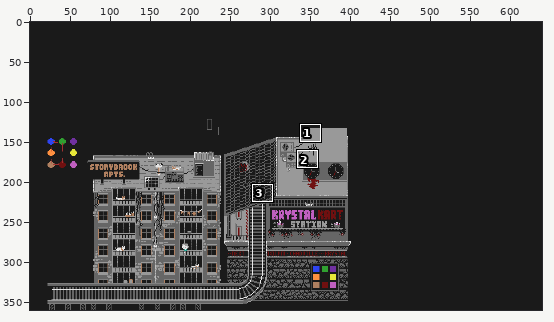
Two states of a pixel-art file, Slider/City.aseprite. Above, an overview of the earlier version with the close-up marked.
Close-up. Before:
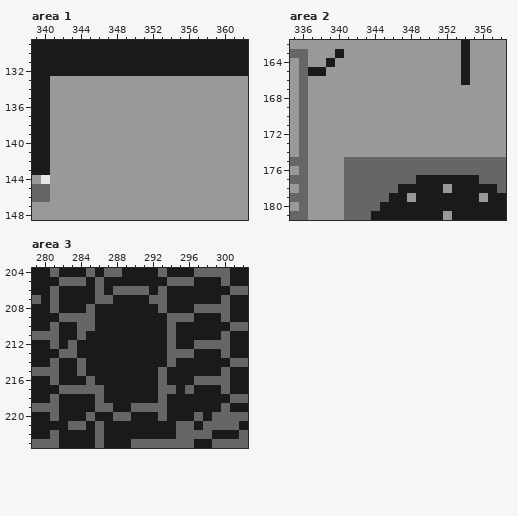
640x360 pixels, 1 frame. Shown: area 1: x 339..362, y 129..148; area 2: x 335..358, y 162..181; area 3: x 279..302, y 204..223. The commit also changed other parts of the picture, which this record leaves out.
After the commit:
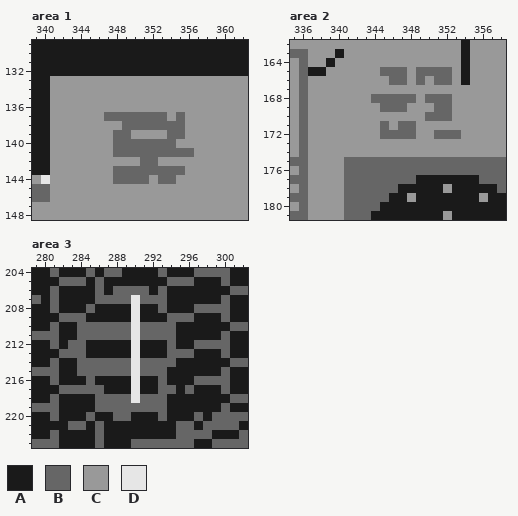
Palette (. is transparent): A #1a1a1a  B #666666  C #999999  D #e6e6e6
Changes in this commit:
layer "Crystal Rails/Roof" added
layer "Crystal Rails/Roof Tex" added
Area 1, layer "Crystal Rails/Main Tex":
y 137: x 347..353 CCCCCCC -> BBBBBBB; x 355 C -> B
y 138: x 349..355 CCCCCCC -> BBBBBBB
y 139: x 348..349 CC -> BB; x 354..355 CC -> BB
y 140: x 348..354 CCCCCCC -> BBBBBBB
y 141: x 348..356 CCCCCCCCC -> BBBBBBBBB
y 142: x 351..352 CC -> BB
y 143: x 348..355 CCCCCCCC -> BBBBBBBB
y 144: x 348..351 CCCC -> BBBB; x 353..354 CC -> BB
Area 2, layer "Crystal Rails/Main Tex":
y 165: x 345..347 CCC -> BBB; x 349..352 CCCC -> BBBB
y 166: x 346..347 CC -> BB; x 349 C -> B; x 351..352 CC -> BB
y 168: x 344..348 CCCCC -> BBBBB; x 350..352 CCC -> BBB
y 169: x 345..347 CCC -> BBB; x 351..352 CC -> BB
y 170: x 350..352 CCC -> BBB
y 171: x 345 C -> B; x 347..348 CC -> BB
y 172: x 345..348 CCCC -> BBBB; x 351..353 CCC -> BBB
Area 3:
y 207: x 288..291 AAAA -> BBDB
y 208: x 290 A -> D
y 209: x 285 B -> A; x 290 A -> D
y 210: x 286..293 AAAAAAAA -> BBBBDBBB
y 211: x 285..293 AAAAAAAAA -> BBBBBDBBB
y 212..213: x 284 A -> B; x 290 A -> D
y 214: x 285..293 AAAAAAAAA -> BBBBBDBBB
y 215: x 285..292 AAAAAAAA -> BBBBBDBB
y 216..217: x 290 A -> D
y 218: x 287..292 AAAAAA -> BBBDBB
y 219: x 288..289 AA -> BB
